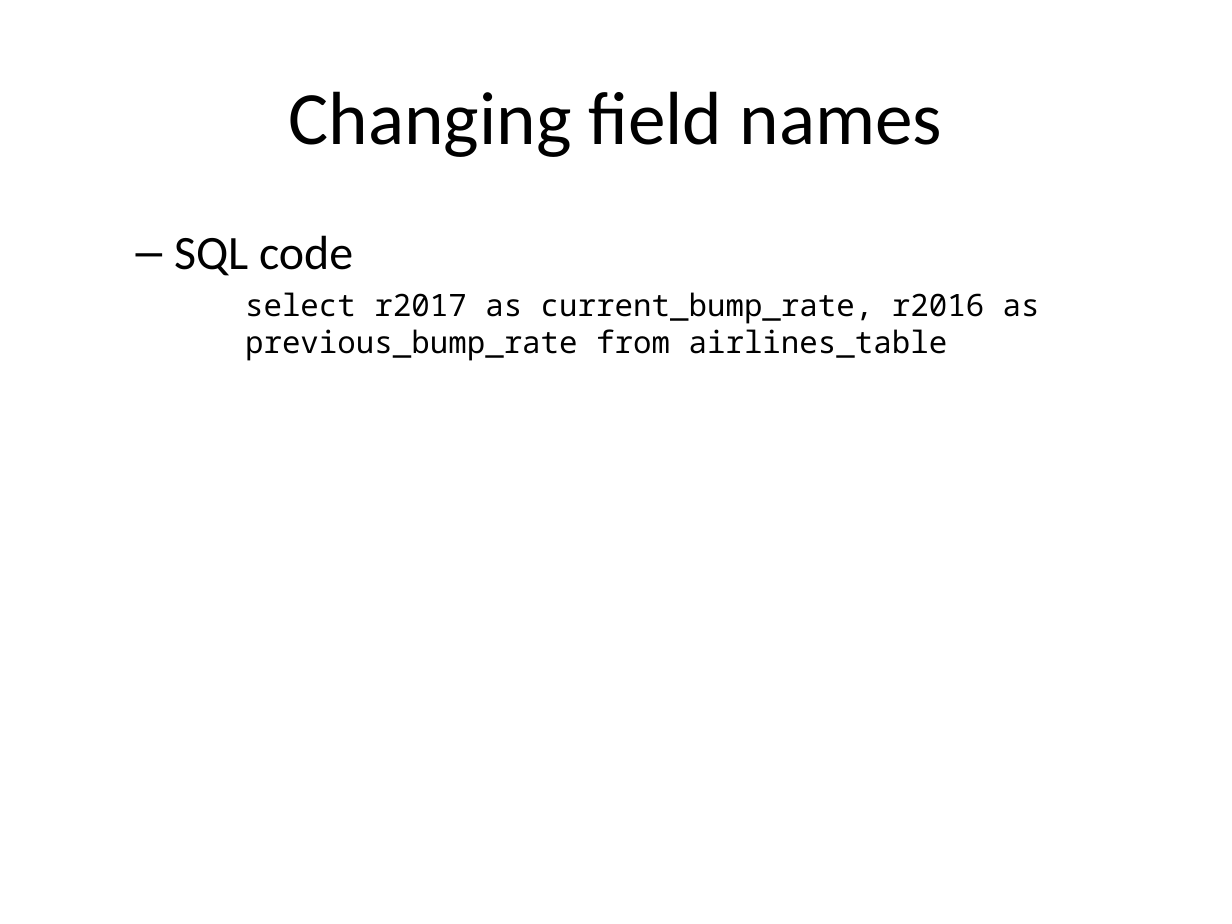
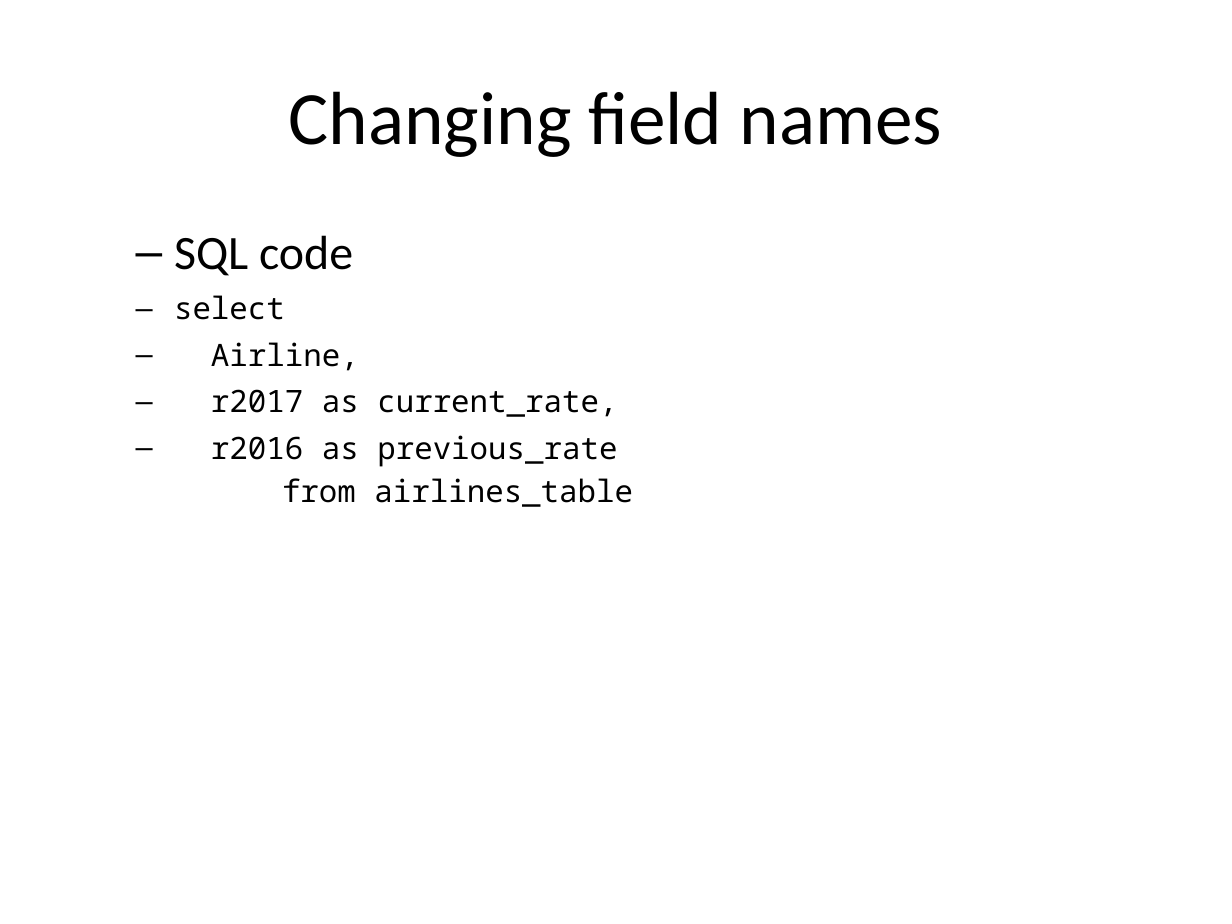
Before and after one commit to pmean/introduction-to-sql, a slide deck: slide 10 of src/select.pptx. Drawn at 1232x924 pixels with LibreOffice and Linux fonts; fonts in the diff are those of the drawing. Boxes give left, top, right and bottom in pixels: in the first picture for what was removed or moved away, otherwise in the second. Text is boxed around its words. In the diff, an @@ line names an element or a change of style, - is before the commit and + after.

```diff
--- a/src/select.pptx
+++ b/src/select.pptx
@@ text at [174, 295, 633, 507]: text changed @@
-select r2017 as current_bump_rate, r2016 as previous_bump_rate from airlines_table
+select
+Airline,
+r2017 as current_rate,
+r2016 as previous_rate
+from airlines_table
```
Also in this commit, not shown: 3 other slides changed, 2 other files.
